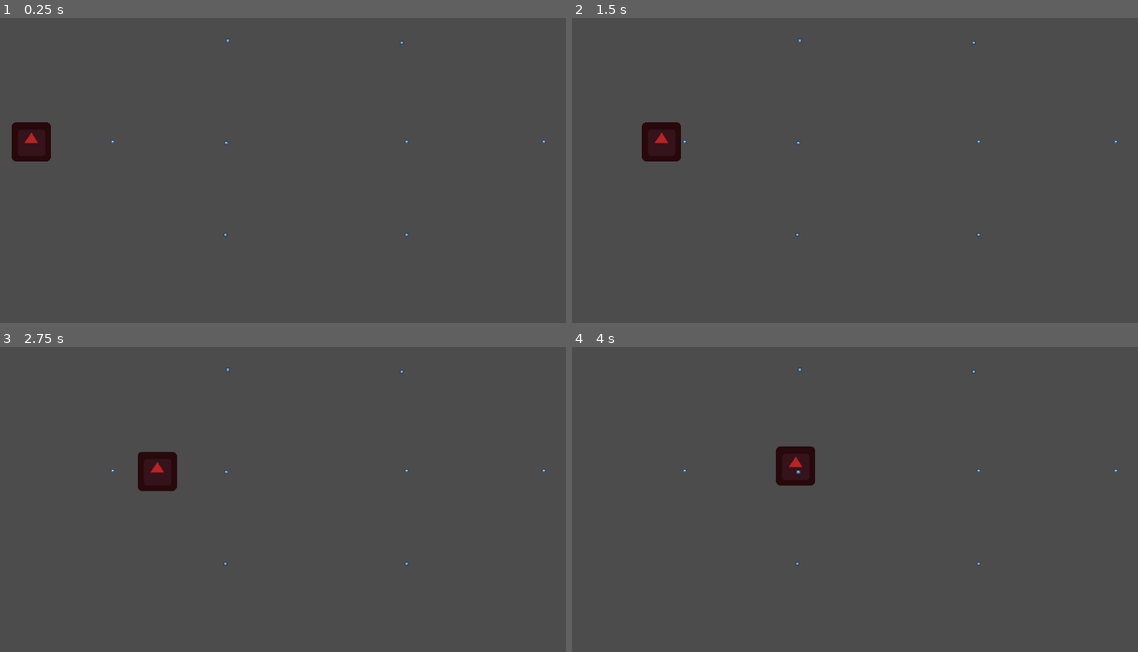
Above: before the commit, frames 1-4 (two rows, left to right).
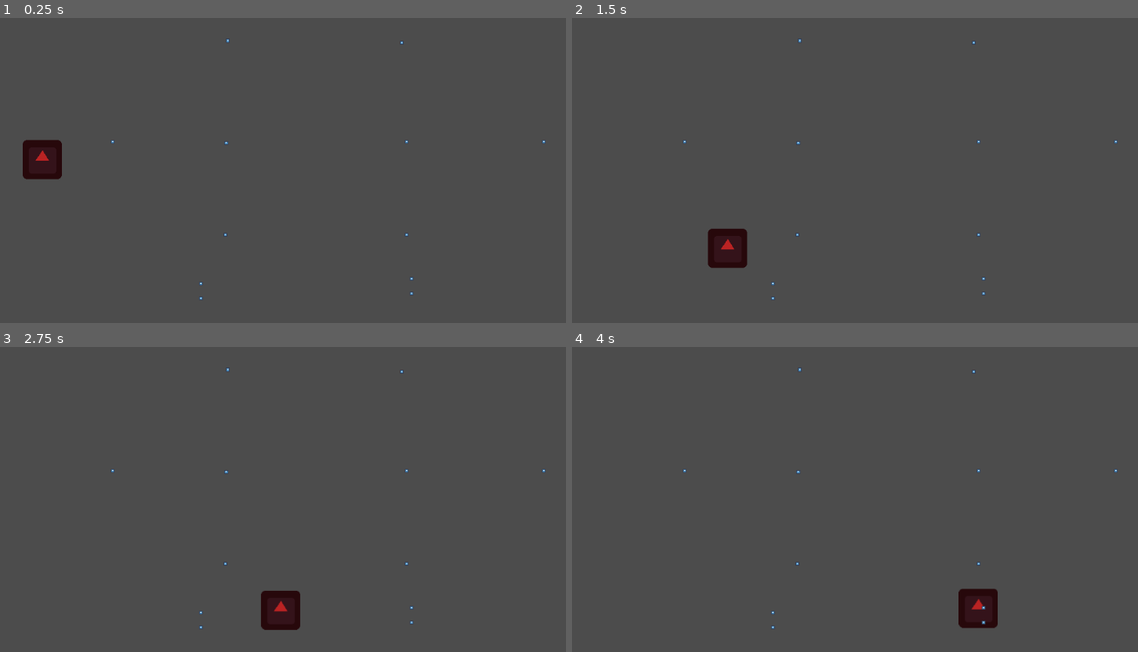
Above: after the commit, the same moments.

Repository: BeatMil/the_node
Game: Godot game, scene res://scene/stage1.tscn
Two runs of this game, one before a commit and one after it. Both use one fixed random seed, a clock stepped at 60 frames per second and the inputs below. The engine's default icon, where the game draws it, is replaced by a stand-in: a white triangle on a blue panel in a dark square.
Inputs:
- Up to frame 1 (0.25 s): no input
- Up to frame 2 (1.5 s): no input
- Up to frame 3 (2.75 s): no input
- Up to frame 4 (4 s): no input

The runs differ from the first frame. In frame 1, 1.2% of the frame differs, in the area x 2-73%, y 34-93%; in frame 2, 1.8%, in the area x 12-73%, y 34-93%; in frame 3, 1.8%; in frame 4, 1.8%.

Commit message:
modify enemy.gd to export the way path so that I can choose the waypath in editor Changes to be committed:     modified:   scene/stage1.tscn     modified:   script/enemy.gd

Diff:
--- a/scene/stage1.tscn
+++ b/scene/stage1.tscn
@@ -7,6 +7,7 @@
 
 [node name="enemy" parent="." instance=ExtResource( 2 )]
 position = Vector2( 32, 232 )
+way = "../way2/"
 
 [node name="way1" type="Node2D" parent="."]
 
@@ -33,3 +34,17 @@
 
 [node name="8" parent="way1" instance=ExtResource( 1 )]
 position = Vector2( 664, 232 )
+
+[node name="way2" type="Node2D" parent="."]
+
+[node name="1" parent="way2" instance=ExtResource( 1 )]
+position = Vector2( 328, 464 )
+
+[node name="2" parent="way2" instance=ExtResource( 1 )]
+position = Vector2( 672, 456 )
+
+[node name="3" parent="way2" instance=ExtResource( 1 )]
+position = Vector2( 328, 488 )
+
+[node name="4" parent="way2" instance=ExtResource( 1 )]
+position = Vector2( 672, 480 )
--- a/script/enemy.gd
+++ b/script/enemy.gd
@@ -3,6 +3,7 @@
 export var group = 1
 export var node_number = 1
 export var speed = 0.2
+export var way = "../way1/"
 
 
 # beat function helper
@@ -11,7 +12,7 @@
 var node_position = Vector2.ZERO
 
 func _ready():
-	var first_node = get_node("../way1/1")
+	var first_node = get_node(way + "1")
 	tween_move(first_node)
 	print("ok")
 	pass # Replace with function body.
@@ -57,7 +58,7 @@
 	if area.is_in_group("waypoint"):
 		node_number += 1
 		var str_node = str(node_number)
-		var new_destination = "../way1/" + str_node
+		var new_destination = way + str_node
 		if get_node_or_null(new_destination):
 			var new_node = get_node(new_destination)
 			tween_move(new_node)
